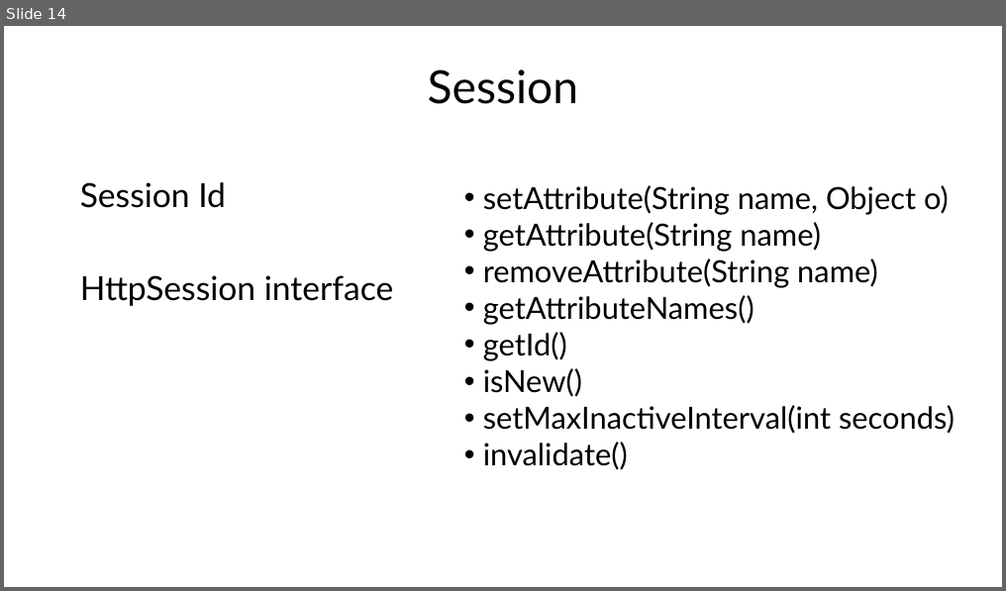
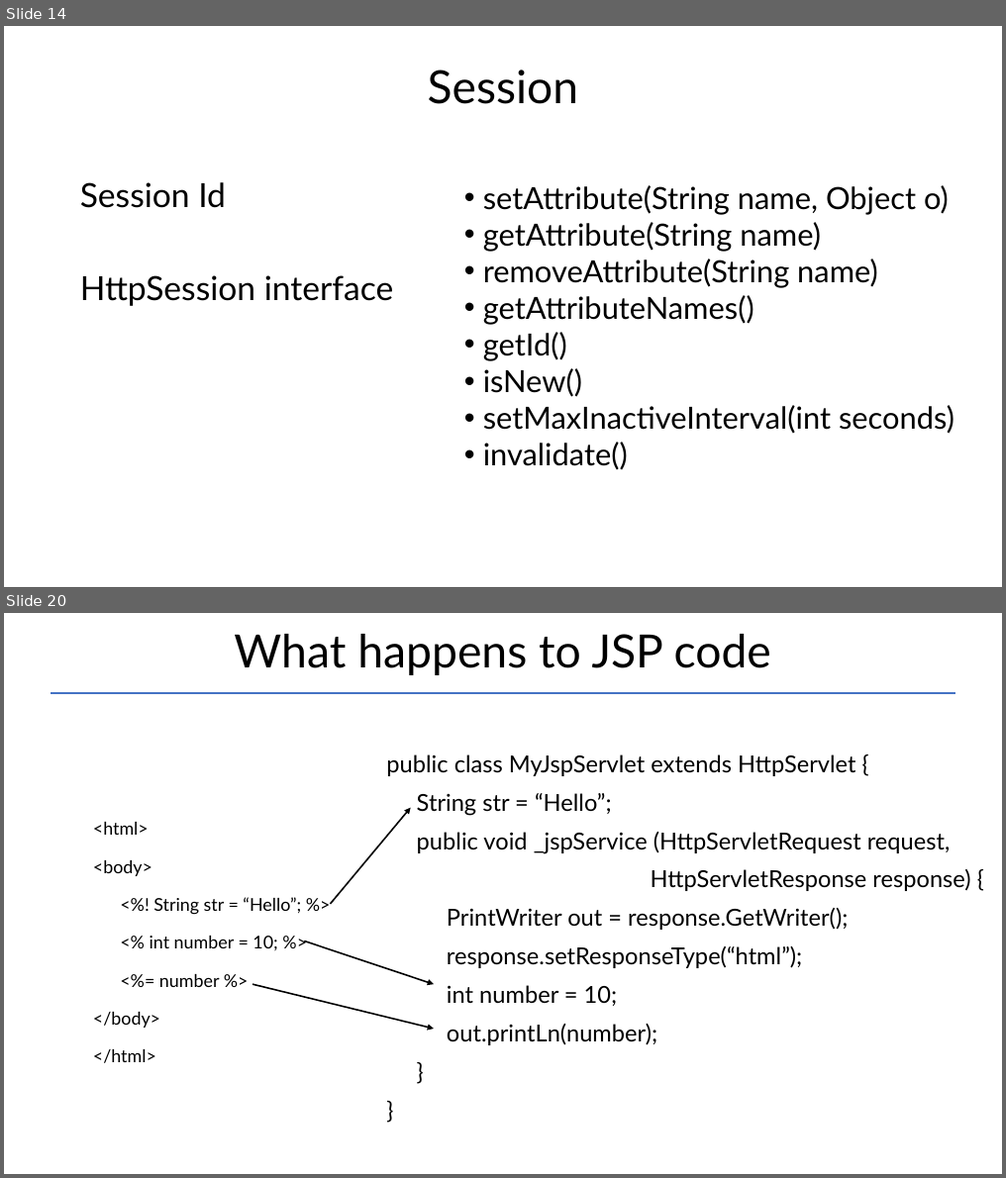
Before and after one commit to Garnik94/Levelup_presentations, a slide deck: Servlet/Servlet_Presentation.pptx. Shown one above the other, each under a label of ours: slide 14 before the commit, slides 14 and 20 after it; the slides between them are not shown. The pictures are 1006x591 and 1006x1178 pixels, drawn with LibreOffice and Linux fonts; fonts in the diff are those of the drawing. Boxes give left, top, right and bottom in pixels: in the first picture for what was removed or moved away, otherwise in the second. Text is boxed around its words. In the diff, an @@ line names an element or a change of style, - is before the commit and + after.

```diff
--- a/Servlet/Servlet_Presentation.pptx
+++ b/Servlet/Servlet_Presentation.pptx
@@ slide 20 added at (4, 613, 1002, 1174), background #FFFFFF @@
@@ title added at (234, 634, 771, 675), 44.1 pt, text #000000 @@
+What happens to JSP code
@@ line added from (51, 693) to (955, 693), #4472C4 1.5 pt @@
@@ text added at (386, 755, 970, 1046), 22.5 pt, text #000000 @@
+public class MyJspServlet extends HttpServlet {
+String str = “Hello”;
+public void _jspService (HttpServletRequest request,
+HttpServletResponse response) {
+PrintWriter out = response.GetWriter();
+response.setResponseType(“html”);
+int number = 10;
+out.printLn(number);
+}
+}
@@ arrow added from (331, 904) to (411, 808), #000000 1.5 pt @@
@@ text added at (93, 822, 301, 1063), 17 pt, text #000000 @@
+<html>
+<body>
+<%! String str = “Hello”; %>
+<% int number = 10; %>
+<%= number %>
+</body>
+</html>
@@ arrow added from (304, 942) to (434, 984), #000000 1.5 pt @@
@@ arrow added from (252, 984) to (434, 1029), #000000 1.5 pt @@
```
Also in this commit, not shown: 3 slides changed, 5 other slides added, 9 other files.
